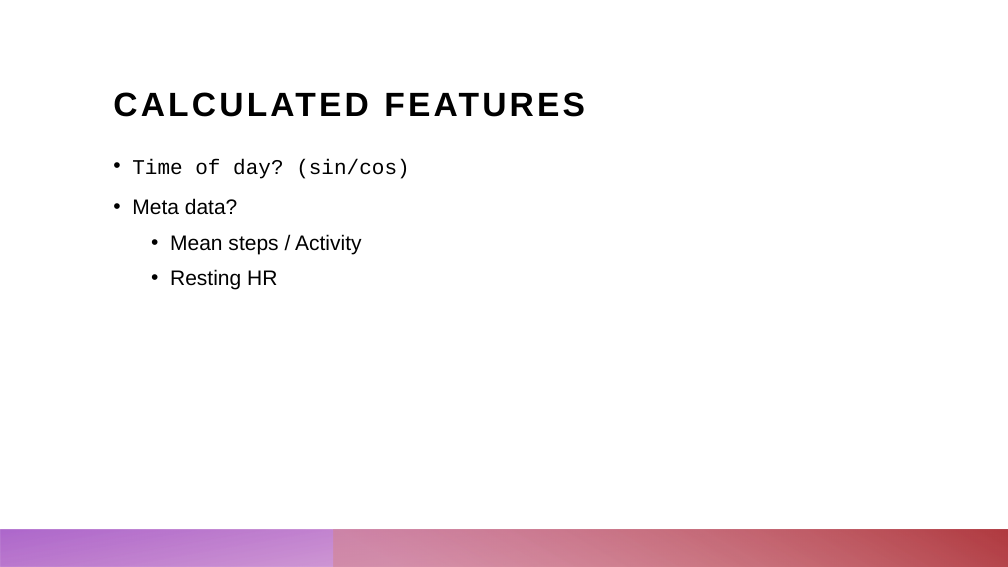
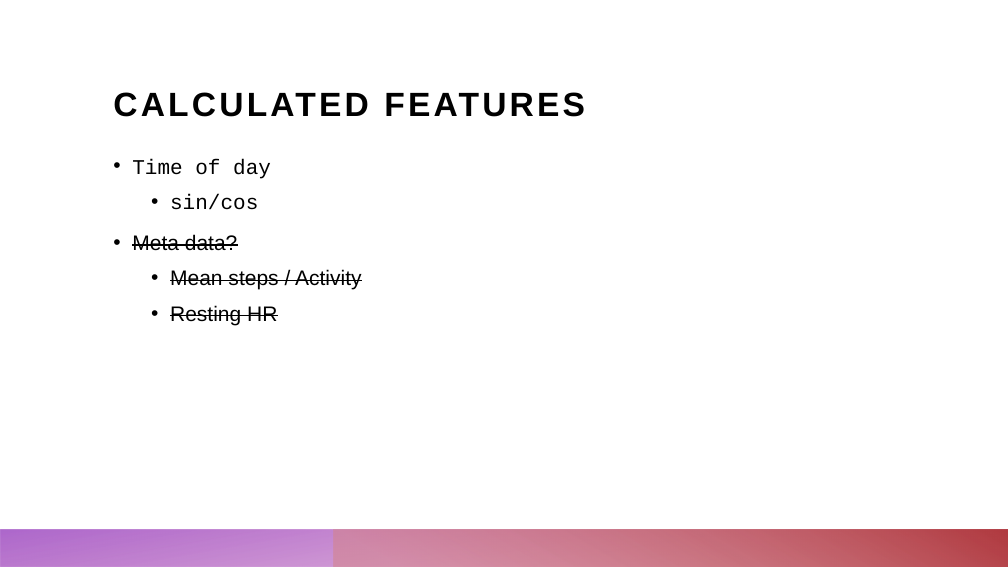
Before and after one commit to ChristopherKunze-Git/AdvancedTimeSeriesCourse-Engineering-Data, a slide deck: slide 11 of 4_Presentation/Blood_glucose_prediction.pptx (slide 9 before the commit). Drawn at 1008x567 pixels with LibreOffice and Linux fonts; fonts in the diff are those of the drawing. Boxes give left, top, right and bottom in pixels: in the first picture for what was removed or moved away, otherwise in the second. Text is boxed around its words. In the diff, an @@ line names an element or a change of style, - is before the commit and + after.

Commit message:
data and preprocessing

```diff
--- a/4_Presentation/Blood_glucose_prediction.pptx
+++ b/4_Presentation/Blood_glucose_prediction.pptx
@@ text at [132,159,271,210]: text changed @@
-• Time of day? (sin/cos)
+• Time of day
+  • sin/cos
@@ text at [132,234,362,325]: strikethrough on in "Meta data?", "Mean steps / Activity", "Resting HR" @@
```
Also in this commit, not shown: 6 other slides changed, 3 slides added, 1 slide removed, 5 other files.
